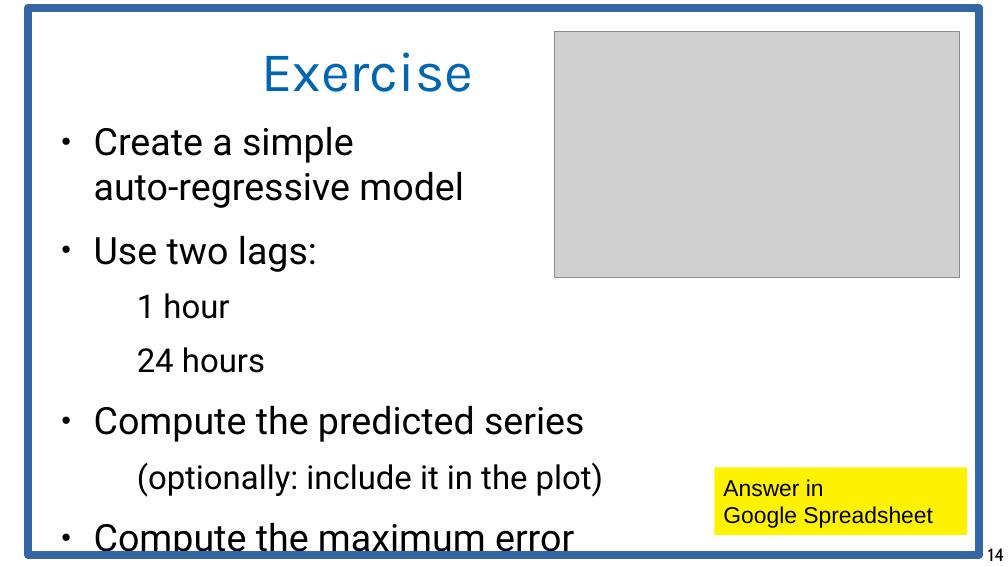
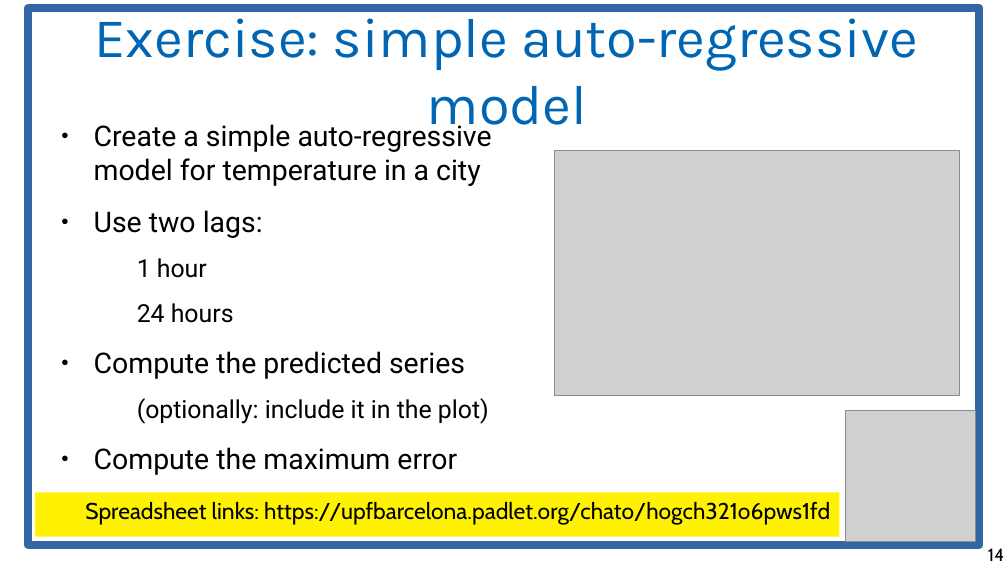
Before and after one commit to chatox/data-mining-course, a slide deck: slide 14 of theory/odp/tt29_forecasting.odp. Drawn at 1008x567 pixels with LibreOffice and Linux fonts; fonts in the diff are those of the drawing; grey boxes stand for pictures. Boxes give left, top, right and bottom in pixels: in the first picture for what was removed or moved away, otherwise in the second. Text is boxed around its words. In the diff, an @@ line names an element or a change of style, - is before the commit and + after.

```diff
--- a/theory/odp/tt29_forecasting.odp
+++ b/theory/odp/tt29_forecasting.odp
@@ rectangle: place and size @@
-rectangle at (28,7,981,555)
+rectangle at (28,7,981,545)
@@ title at (95,7,918,138): text changed @@
-Exercise
+Exercise: simple auto-regressive model
@@ text at (94,120,492,186): text changed; size 29.6 to 22.4 pt @@
-● Create a simple
-  auto-regressive model
+● Create a simple auto-regressive model for temperature in a city
@@ picture: place and size @@
-picture at (554,32,960,277)
+picture at (554,151,960,396)
@@ text at (94,210,489,475): size 29.6 to 22.4 pt in "Use two lags:", "Compute the predicted series", "Compute the maximum error"; size 25.9 to 19.6 pt in "1 hour", "24 hours", "(optionally: include it in the plot)" @@
@@ picture added at (846,411,977,542) @@
@@ rectangle removed at (714,467,967,535) @@
-Answer in
-Google Spreadsheet
@@ rectangle added at (35,493,840,537), fill #FFF200, 18 pt, text #000000 @@
+Spreadsheet links: https://upfbarcelona.padlet.org/chato/hogch321o6pws1fd
```
Also in this commit, not shown: 13 other slides changed, 6 other files.
